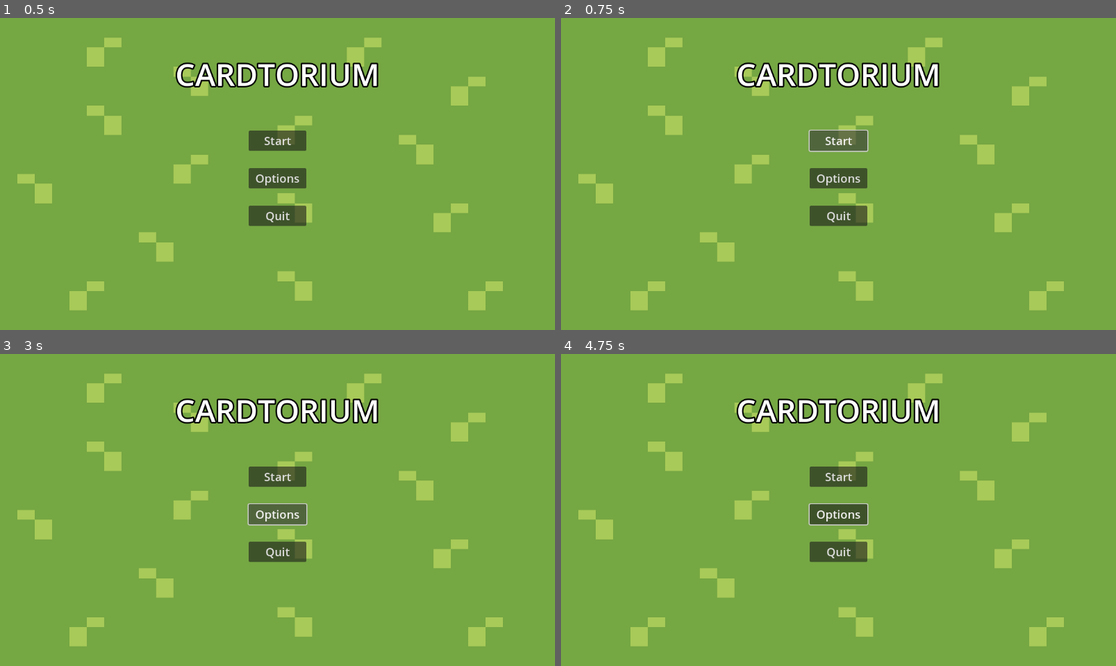
Above: before the commit, frames 1-4 (two rows, left to right).
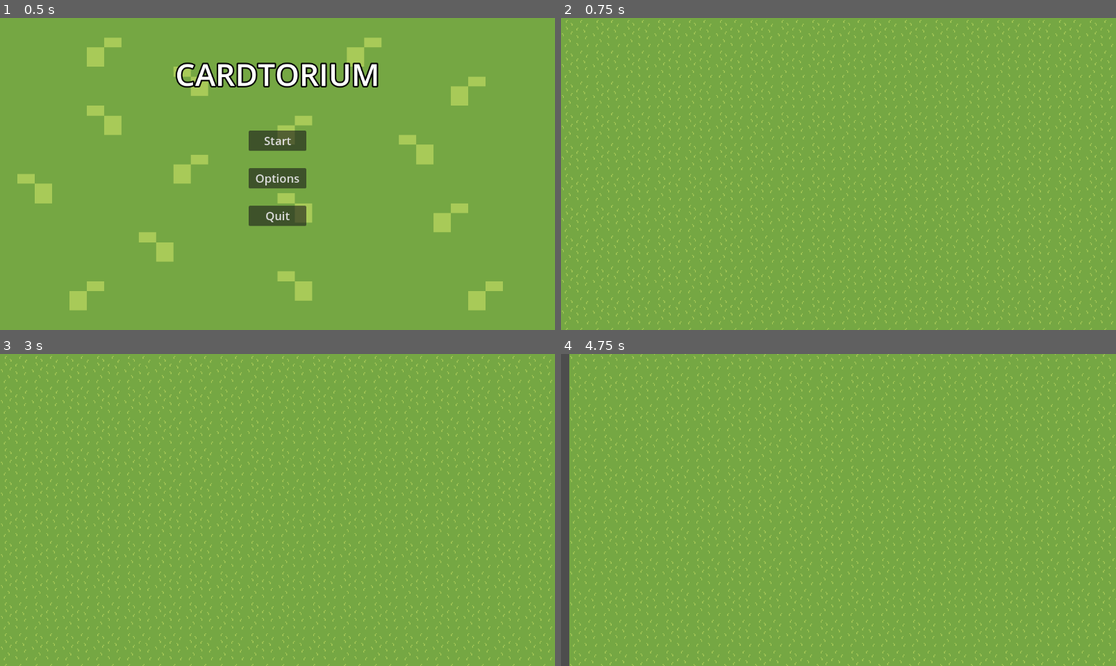
Above: after the commit, the same moments.

Repository: Open-Source-Software-Development/Cardtorium
Game: Godot game, scene res://Scenes/Main_Menu/main_menu.tscn
Same seed, same stepped clock (60 frames per second), same inputs: the game is played once before the commit and once after it. Before the commit the project has no main scene; this scene is started directly in both runs.
Inputs (mouse positions are in pixels of both pictures, inside the frame that each line leads up to):
- Up to frame 1 (0.5 s): no input
- Up to frame 2 (0.75 s): click "Start" at 0.5 s
- Up to frame 3 (3 s): click (277, 475) at 1.25 s, where only the run before the commit has a clickable "Start"; click (277, 475) at 2 s, where only the run before the commit has a clickable "Start"; click (277, 513) at 2.75 s, where only the run before the commit has a clickable "Options"
- Up to frame 4 (4.75 s): move the mouse to (960, 494) at 3.52 s; hold S (camera_down) 3.53-4.28 s; click (960, 494) at 3.67 s; move the mouse to (727, 525) at 4.27 s; tap A (camera_left) at 4.35 s; click (727, 525) at 4.42 s

Frame 1 is identical in both runs. In frame 2, 12% of the frame differs, in the area x 0-100%, y 0-100%; in frame 3, 12%; in frame 4, 13%.

Commit message:
organize into scene directory

Diff:
--- a/Scenes/Main_Menu/main_menu.tscn
+++ b/Scenes/Main_Menu/main_menu.tscn
@@ -1,8 +1,8 @@
 [gd_scene load_steps=5 format=3 uid="uid://c60o7mx2ylbi1"]
 
 [ext_resource type="Texture2D" uid="uid://cx2mc22le2tnq" path="res://Assets/bg.png" id="1_nytdr"]
-[ext_resource type="Script" path="res://Scenes/Main Menu/main_menu.gd" id="1_u0eqa"]
-[ext_resource type="PackedScene" uid="uid://b2ovy78tg2tow" path="res://Scenes/Options Menu/options_menu.tscn" id="3_c5iwy"]
+[ext_resource type="Script" path="res://Scenes/Main_Menu/main_menu.gd" id="1_u0eqa"]
+[ext_resource type="PackedScene" uid="uid://b2ovy78tg2tow" path="res://Scenes/Options_Menu/options_menu.tscn" id="3_c5iwy"]
 
 [sub_resource type="SystemFont" id="SystemFont_dogwf"]
 
--- a/Scenes/Options_Menu/options_menu.tscn
+++ b/Scenes/Options_Menu/options_menu.tscn
@@ -1,6 +1,6 @@
 [gd_scene load_steps=2 format=3 uid="uid://b2ovy78tg2tow"]
 
-[ext_resource type="Script" path="res://Scenes/Options Menu/options_menu.gd" id="1_eej6f"]
+[ext_resource type="Script" path="res://Scenes/Options_Menu/options_menu.gd" id="1_eej6f"]
 
 [node name="Options_Menu" type="Control"]
 layout_mode = 3
--- a/project.godot
+++ b/project.godot
@@ -11,7 +11,7 @@
 [application]
 
 config/name="Deck_Battles"
-run/main_scene="res://Scenes/Main Menu/main_menu.tscn"
+run/main_scene="res://Scenes/Main_Menu/main_menu.tscn"
 config/features=PackedStringArray("4.2", "GL Compatibility")
 
 [input]
